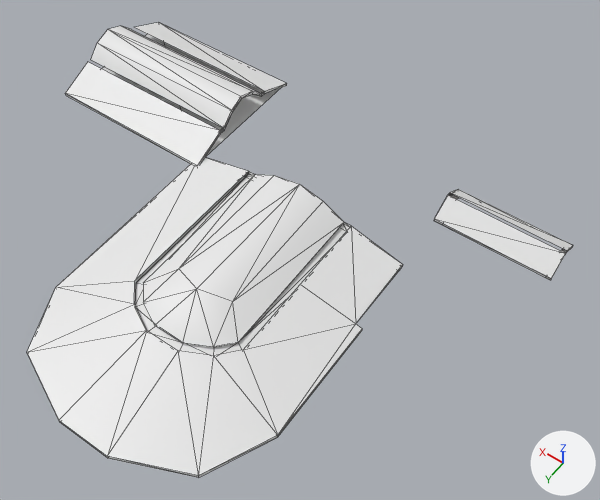
The OBJ model model/Buildings/Chapel of Yondalla/Chappel Of Yondalla Living Quarters Roof.obj as it was, and as the next commit left it.
Both versions are drawn from a 50 mm camera at (-36.4, 44.5, 69.7) aimed at (-7.4, 3.8, 5.8). Every picture has the same lights, and +X, +Y and +Z are marked at lower right. Mesh edges are drawn as thin lines. Where no turn or scale is listed for an object, it has been applied to the vertices.

In view in the first picture: 'Living_Quarter_Roof.001'.
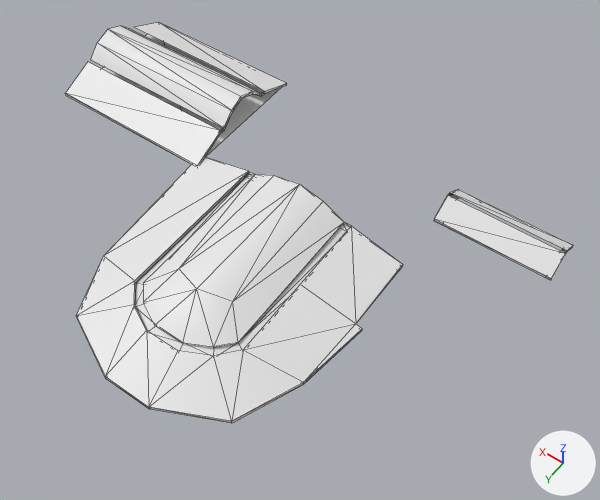
Commit message: updated roof

Changed parts and their boxes [x1, y1, x2, y2] in the pictures (600 x 500 px; the box of a moved part takes in the faces that stretch with it):
'Living_Quarter_Roof.001', reshaped (7% narrower, 12% shorter)
    before: [27, 22, 573, 478]
    after: [66, 22, 573, 423]
part 1 of me_living_quarter_roof_001, moved or reshaped
    before: [27, 164, 362, 478]
    after: [77, 158, 362, 423]

The change in detail:
me_living_quarter_roof_001 has 137 vertices, 211 faces and spans x -28.7..28.2, y -15.7..30.1, z 4.6..9.2.
me_living_quarter_roof_001 is used by ob_living_quarter_roof_001; location (0.0, 0.0, 0.0).
me_living_quarter_roof_001 part 1: all 12 vertices in x -17.0..9.3, y 20.4..30.1, z 4.6..5.0 are scaled about their middle by (0.916, 1, 1), then moved by (0.0, -5.4, 0.0).
